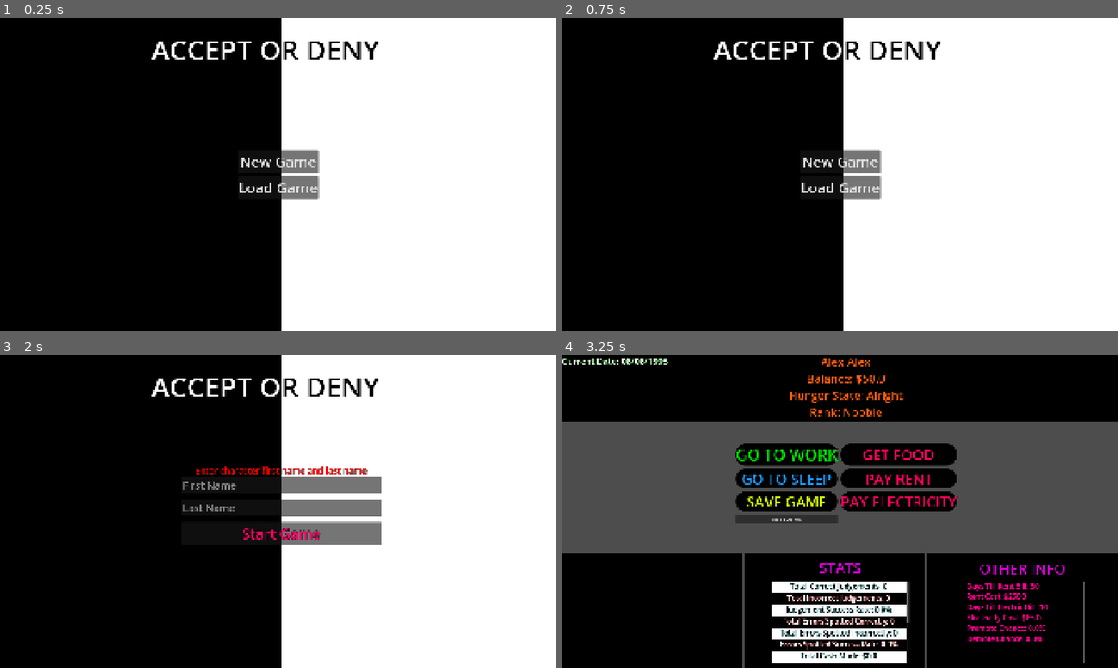
Above: before the commit, frames 1-4 (two rows, left to right).
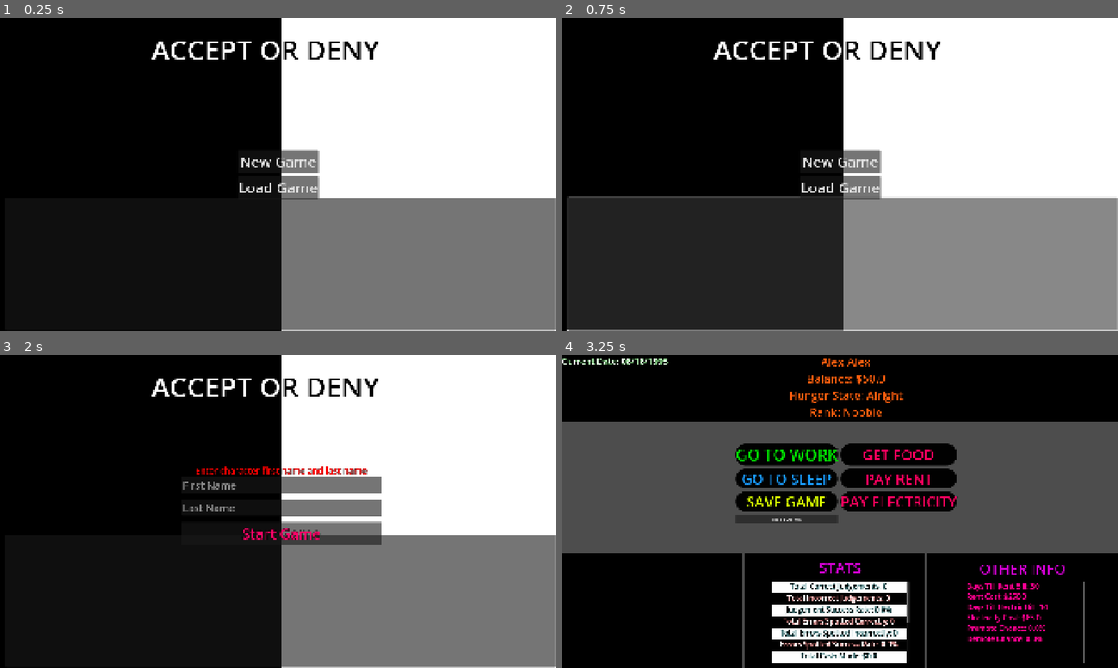
Above: after the commit, the same moments.

Repository: HiImTonyy/acceptordeny
Game: Godot game, scene res://scenes/main_menu.tscn
Same seed, same stepped clock (60 frames per second), same inputs: the game is played once before the commit and once after it.
Inputs (mouse positions are in pixels of both pictures, inside the frame that each line leads up to):
- Up to frame 1 (0.25 s): no input
- Up to frame 2 (0.75 s): click (840, 265) at 0.52 s
- Up to frame 3 (2 s): click "New Game" at 1.25 s
- Up to frame 4 (3.25 s): click (845, 486) at 2.02 s; type "Alex" at 2.1 s; click (845, 508) at 2.25 s; type "Alex" at 2.33 s; click "Start Game" at 2.75 s

The runs differ from the first frame. In frame 1, 21% of the frame differs, in the area x 50-100%, y 57-100%; in frame 2, 42%, in the area x 0-100%, y 56-100%; in frame 3, 21%; in frame 4, less than 0.1%.

Commit message:
Created a person script. Added test button in menu that when clicked, generates a random person. variables are shown in output.

Diff:
--- a/project.godot
+++ b/project.godot
@@ -23,6 +23,7 @@
 world="*res://scenes/world.tscn"
 event="*res://scenes/event.tscn"
 sound="*res://scenes/sounds.tscn"
+person="*res://scenes/person.tscn"
 
 [display]
 
--- a/scenes/main_menu.tscn
+++ b/scenes/main_menu.tscn
@@ -30,6 +30,12 @@
 grow_horizontal = 2
 grow_vertical = 2
 texture = SubResource("GradientTexture2D_l6cm7")
+
+[node name="ButtonTest" type="Button" parent="MenuUI"]
+offset_left = 19.0
+offset_top = 620.0
+offset_right = 1918.0
+offset_bottom = 1077.0
 
 [node name="VBoxContainer" type="VBoxContainer" parent="MenuUI"]
 anchors_preset = 8
@@ -120,5 +126,6 @@
 theme_override_font_sizes/font_size = 50
 text = "Start Game"
 
+[connection signal="button_down" from="MenuUI/ButtonTest" to="." method="_on_button_test_button_down"]
 [connection signal="button_down" from="MenuUI/VBoxContainer/NewGame" to="." method="_on_new_game_button_down"]
 [connection signal="button_down" from="MenuUI/InputContainers/Button" to="." method="_on_start_game_button_button_down"]
--- /dev/null
+++ b/scenes/person.tscn
@@ -0,0 +1,6 @@
+[gd_scene load_steps=2 format=3 uid="uid://cobqo6u6jbv31"]
+
+[ext_resource type="Script" uid="uid://diasmjkbsoy4a" path="res://scripts/person.gd" id="1_c62xm"]
+
+[node name="Person" type="Node"]
+script = ExtResource("1_c62xm")
--- a/scripts/main_menu.gd
+++ b/scripts/main_menu.gd
@@ -30,3 +30,7 @@
 	player.set_newgame_variables()
 	playerstats.set_newgame_variables()
 	bills.set_newgame_variables()
+
+
+func _on_button_test_button_down() -> void:
+	person.generate_person()
--- /dev/null
+++ b/scripts/person.gd
@@ -0,0 +1,372 @@
+extends Node
+
+var first_name : String = "Huge"
+var last_name : String = "Load"
+var gender : String = "Male"
+var age : int = 55
+var birth_month : int = 01
+var birth_day : int = 30
+var birth_year : int = 30
+var street_number : int = 81
+var street_name : String = "Marshall"
+var street_direction : String = "North"
+
+var first_id_letter : String = "A"
+var second_id_letter : String = "B"
+var id_number : int = 123456789
+var id_expiration_month : int = 04
+var id_expiration_day : int = 30
+var id_expiration_year : int = 1940
+
+var is_illegal : bool = false
+var selected_index : int = -0
+
+var letter_list = ["A", "B", "C", "D", "E", "F", "G", "H", "I", "J", "K", "L", "M", "N", "O", "P", "Q", "R", "S", "T", "U", "V", "W", "X", "Y", "Z"]
+
+var first_name_list = [
+	{"name": "Anthony", "gender": "Male"},
+	{"name": "Alison", "gender": "Female"},
+	{"name": "Baily", "gender": "Male"},
+	{"name": "Britta", "gender": "Female"},
+	{"name": "Chris", "gender": "Male"},
+	{"name": "Christina", "gender": "Female"},
+	{"name": "Daniel", "gender": "Male"},
+	{"name": "Diane", "gender": "Female"},
+	{"name": "Ethan", "gender": "Male"},
+	{"name": "Evelynn", "gender": "Female"},
+	{"name": "Frank", "gender": "Male"},
+	{"name": "Fiona", "gender": "Female"},
+	{"name": "Gilbert", "gender": "Male"},
+	{"name": "Grace", "gender": "Female"},
+	{"name": "Henry", "gender": "Male"},
+	{"name": "Heather", "gender": "Female"},
+	{"name": "Ian", "gender": "Male"},
+	{"name": "Izzy", "gender": "Female"},
+	{"name": "Jack", "gender": "Male"},
+	{"name": "Jackie", "gender": "Female"},
+	{"name": "Kevin", "gender": "Male"},
+	{"name": "Kim", "gender": "Female"},
+	{"name": "Liam", "gender": "Male"},
+	{"name": "Lucy", "gender": "Female"},
+	{"name": "Matt", "gender": "Male"},
+	{"name": "Malissa", "gender": "Female"},
+	{"name": "Nick", "gender": "Male"},
+	{"name": "Nicole", "gender": "Female"},
+	{"name": "Owen", "gender": "Male"},
+	{"name": "Olivia", "gender": "Female"},
+	{"name": "Patrick", "gender": "Male"},
+	{"name": "Patrica", "gender": "Female"},
+	{"name": "Quinlin", "gender": "Male"},
+	{"name": "Quintessa", "gender": "Female"},
+	{"name": "Roger", "gender": "Male"},
+	{"name": "Rose", "gender": "Female"},
+	{"name": "Stan", "gender": "Male"},
+	{"name": "Samantha", "gender": "Female"},
+	{"name": "Tyler", "gender": "Male"},
+	{"name": "Tessa", "gender": "Female"},
+	{"name": "Usher", "gender": "Male"},
+	{"name": "Umi", "gender": "Female"},
+	{"name": "Vincent", "gender": "Male"},
+	{"name": "Victoria", "gender": "Female"},
+	{"name": "William", "gender": "Male"},
+	{"name": "Wendy", "gender": "Female"},
+	{"name": "Xan", "gender": "Male"},
+	{"name": "Xena", "gender": "Female"},
+	{"name": "Yuki", "gender": "Male"},
+	{"name": "Yuna", "gender": "Female"},
+	{"name": "Zach", "gender": "Male"},
+	{"name": "Zoe", "gender": "Female"},
+]
+
+var last_name_list = [
+	"Anderson",
+	"Allen",
+	"Adams",
+	"Armstrong",
+	"Butler",
+	"Bronson",
+	"Callaway",
+	"Campbell",
+	"Croft",
+	"Crowley",
+	"Craig",
+	"Davidson",
+	"Day",
+	"Dawson",
+	"Dennis",
+	"Daniels",
+	"Diaz",
+	"Evans",
+	"Edwards",
+	"Ellis",
+	"Eaton",
+	"Foster",
+	"Freeman",
+	"Fisher",
+	"Ford",
+	"Fields",
+	"Fraizer",
+	"Ferguson",
+	"Garcia",
+	"Gordon",
+	"Green",
+	"Griffin",
+	"Gomez",
+	"Graham",
+	"Garrett",
+	"Gibson",
+	"Harris",
+	"Hall",
+	"Hill",
+	"Howard",
+	"Harper",
+	"Hunt",
+	"Henderson",
+	"Hamilton",
+	"Hayes",
+	"Irwin",
+	"Ivey",
+	"Irvin",
+	"Isaac",
+	"Iverson",
+	"Johnson",
+	"Jackson",
+	"Jenkins",
+	"Jordan",
+	"Jacobs",
+	"Jones",
+	"Jefferson",
+	"Joyce",
+	"King",
+	"Kennedy",
+	"Kramer",
+	"Khan",
+	"Lee",
+	"Lopez",
+	"Long",
+	"Larson",
+	"Lucas",
+	"Lane",
+	"Lawrence",
+	"Little",
+	"Lambert",
+	"Lowe",
+	"Masterson",
+	"Miller",
+	"Mullins",
+	"Mendoza",
+	"Malone",
+	"Murphy",
+	"Nix",
+	"Nelson",
+	"Nicholson",
+	"Neal",
+	"Newman",
+	"Norris",
+	"Newton",
+	"Norman",
+	"Norton",
+	"Nash",
+	"Noble",
+	"Owens",
+	"Olson",
+	"Ortega",
+	"Oliver",
+	"Osborne",
+	"O'Brien",
+	"O'Connor",
+	"Peterson",
+	"Philips",
+	"Parker",
+	"Price",
+	"Powell",
+	"Perry",
+	"Patterson",
+	"Porter",
+	"Palmer",
+	"Payne",
+	"Quinn",
+	"Queen",
+	"Quick",
+	"Rodriguez",
+	"Robinson",
+	"Rose",
+	"Richardson",
+	"Ramierez",
+	"Roberts",
+	"Rivera",
+	"Rogers",
+	"Reyes",
+	"Ross",
+	"Smith",
+	"Sanchez",
+	"Scott",
+	"Stewart",
+	"Sanderson",
+	"Sanders",
+	"Sullivan",
+	"Simmons",
+	"Stevens",
+	"Simpson",
+	"Silva",
+	"Shaw",
+	"Snyder",
+	"Stone",
+	"Salazar",
+	"Stephens",
+	"Taylor",
+	"Thatch",
+	"Thomas",
+	"Thompson",
+	"Torres",
+	"Turner",
+	"Tucker",
+	"Terry",
+	"Thorton",
+	"Tate",
+	"Taint",
+	"Underwood",
+	"Ulmer",
+	"Usher",
+	"Upshaw",
+	"Vargas",
+	"Vaughn",
+	"Vega",
+	"Van",
+	"Vincent",
+	"Vance",
+	"Williamson",
+	"Williams",
+	"Wilson",
+	"White",
+	"Walker",
+	"Wright",
+	"Ward",
+	"Watson",
+	"Watts",
+	"Xavier",
+	"Young",
+	"Yang",
+	"Yates",
+	"Youngblood",
+	"Zimmerman",
+	"Zimmer",
+	]
+
+var error_list = [
+	"error_first_name",
+	"error_last_name",
+	"error_gender",
+	"error_birth_month",
+	"error_birth_day",
+	"error_birth_year",
+	"error_id_first_letter",
+	"error_id_second_letter",
+	"error_id_number",
+	"error_id_expiration"
+]
+
+var street_name_list = [
+	"Victoria",
+	"Sykes",
+	"Parker",
+	"Johnson",
+	"Abbey",
+	"Route",
+	"Jefferson",
+	"Dick",
+	"Albion",
+	"Albert",
+	"Pine",
+	"Park",
+	"Jackson",
+	"Spruce",
+	"Birch",
+	"Willow",
+	"Sunset",
+	"Maple",
+	"Dogwood",
+	"Redwood",
+	"Hillside",
+	"Ridge",
+	"Evergreen",
+	"Holly",
+	"Bay",
+	"Williams",
+	"Lake",
+	"Lakeview",
+	"Lincoln",
+	"Hickory",
+	"Washington",
+	"Shore",
+	"Hamlock",
+	"Cottonwood",
+	"Mountain View",
+	"Elm",
+	"Heights",
+	"Hollow",
+	"Lock",
+	"Row",
+	"Everglade",
+	"Eaton",
+	"Chester",
+	"Knightsbridge",
+	"Stein",
+	"Wellington",
+	"Paramore",
+	"Laygon",
+	"Halkin",
+	"Graham"
+]
+
+var street_direction_list = [
+	"North",
+	"South",
+	"East",
+	"West"
+]
+
+func generate_person():
+	selected_index = randi_range(0, first_name_list.size() - 1)
+	first_name = first_name_list[selected_index]["name"]
+	gender = first_name_list[selected_index]["gender"]
+	last_name = last_name_list.pick_random()
+	birth_month = randi_range(1, 12)
+	birth_day = randi_range(1, 30)
+	birth_year = world.starting_year - randi_range(18, 75)
+
+	street_number = randi_range(22, 426)
+	street_name = street_name_list.pick_random()
+	street_direction = street_direction_list.pick_random()
+
+	first_id_letter = letter_list.pick_random()
+	second_id_letter = letter_list.pick_random()
+	id_number = randi_range(1000000, 9999999 )
+	set_id_expiration_date()
+	print("--------------------------------------")
+	print(world.current_date)
+	print("Full Name: " + first_name + " " + last_name)
+	print("Gender: " + gender)
+	print("birthdate: " + str(birth_month) + "/" + str(birth_day) + "/" + str(birth_year))
+	print("Address: " + str(street_number) + " " + street_name + " " + street_direction)
+	print("ID Number: " + first_id_letter + second_id_letter + str(id_number))
+	print("ID Expiration date: " + str(id_expiration_month) + "/" + str(id_expiration_day) + "/" + str(id_expiration_year))
+
+
+func set_id_expiration_date():
+	var id_expiration_set = false
+
+	while id_expiration_set == false:
+		id_expiration_month = randi_range(1, 12)
+		id_expiration_day = randi_range(1, 30)
+		id_expiration_year = randi_range(world.current_year, world.current_year + 3)
+
+		if  id_expiration_year >= world.current_year and id_expiration_month >= world.current_month and id_expiration_day > world.current_day:
+			print("1ST")
+			id_expiration_set = true
+		elif id_expiration_year >= world.current_year and id_expiration_month > world.current_month:
+			print("2ND")
+			id_expiration_set = true
+		elif  id_expiration_year > world.current_year:
+			print("3RD")
+			id_expiration_set = true
--- a/scripts/world.gd
+++ b/scripts/world.gd
@@ -2,9 +2,12 @@
 
 signal decrease_bill_date
 
-var current_month : int = 8
-var current_day : int = 8
-var current_year : int = 1998
+var starting_month : int = 8
+var starting_day : int = 18
+var starting_year : int = 1998
+var current_month : int = starting_month
+var current_day : int = starting_day
+var current_year : int = starting_year
 var current_date: String = "WINDS-A BLOWIN', FAT MAN ROLLIN'"
 var popup_message_finished : bool = true
 
Not shown, added: scripts/person.gd.uid
